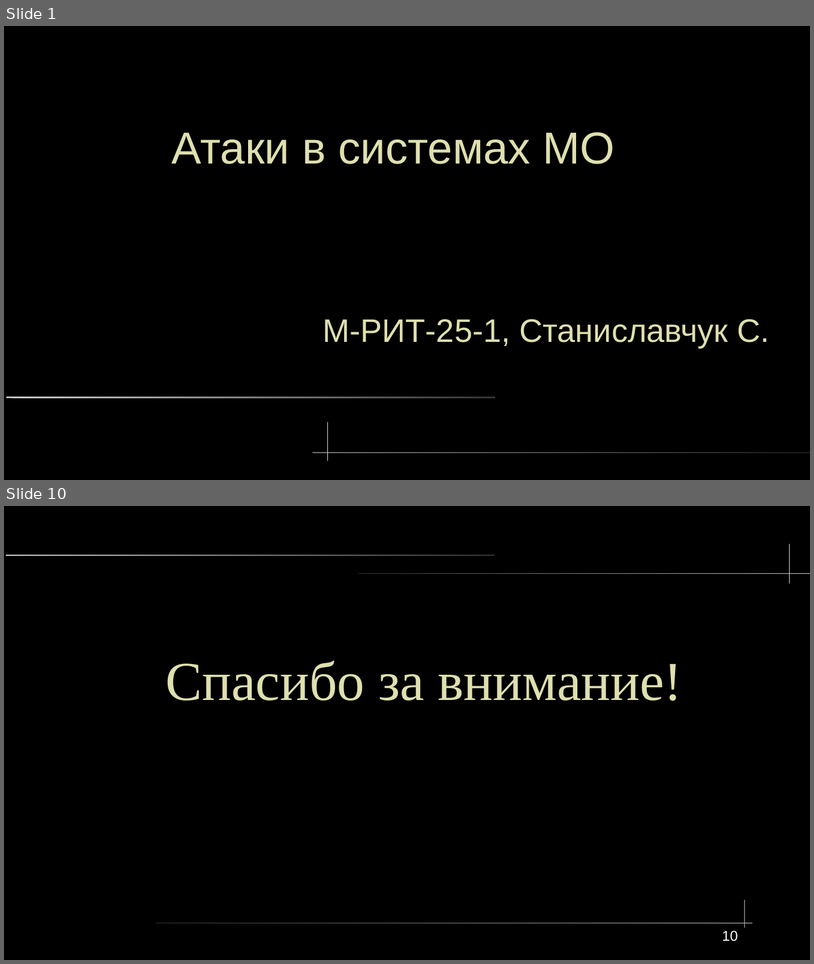
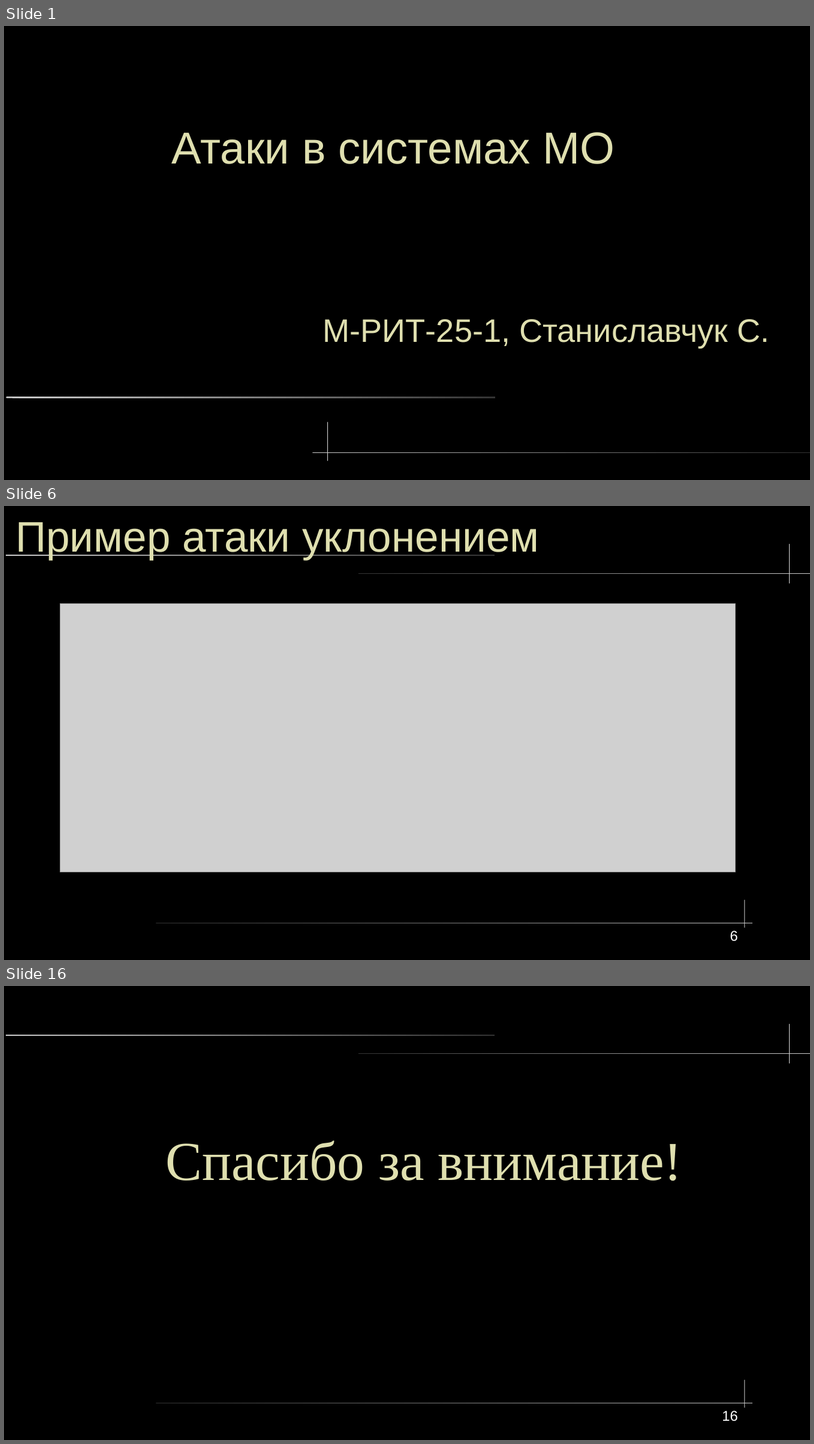
Before and after one commit to lxvevery1/LSTU_MAG, a slide deck: 5_1/ML/lab/coursework/presentation/ProjectOrg.odp. Shown one above the other, each under a label of ours: slides 1 and 10 before the commit, slides 1, 6 and 16 after it; the slides between them are not shown. The pictures are 814x964 and 814x1444 pixels, drawn with LibreOffice and Linux fonts; fonts in the diff are those of the drawing; grey boxes stand for pictures. Boxes give left, top, right and bottom in pixels: in the first picture for what was removed or moved away, otherwise in the second. Text is boxed around its words. In the diff, an @@ line names an element or a change of style, - is before the commit and + after.

```diff
--- a/5_1/ML/lab/coursework/presentation/ProjectOrg.odp
+++ b/5_1/ML/lab/coursework/presentation/ProjectOrg.odp
@@ slide 6 added at (4, 506, 810, 960), background #000000; not listed: 5 template elements that a slide beside it also shows @@
@@ title added at (15, 522, 539, 559), 42 pt, text #DFDFAF @@
+Пример атаки уклонением
@@ picture added at (60, 603, 736, 872) @@
@@ page number added at (731, 930, 738, 941), 14 pt, text #FFFFFF @@
+6
@@ what was slide 10 is now slide 16 @@
@@ page number at (722, 1410, 738, 1421): text changed @@
-10
+16
```
Also in this commit, not shown: 2 slides changed, 12 other slides added, 6 slides removed, 4 other files.
